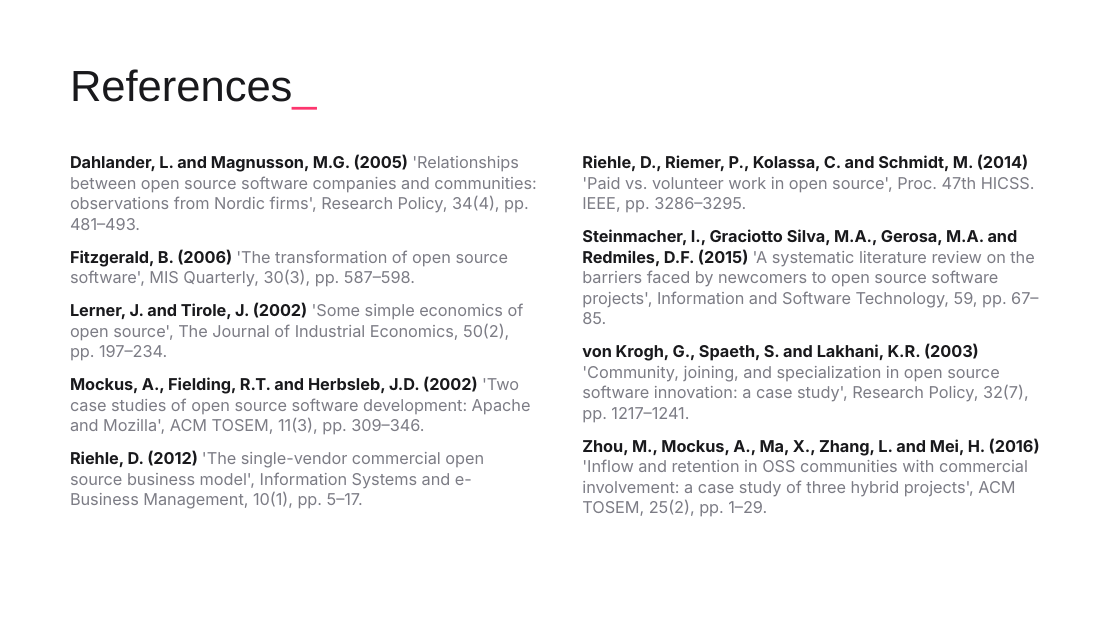
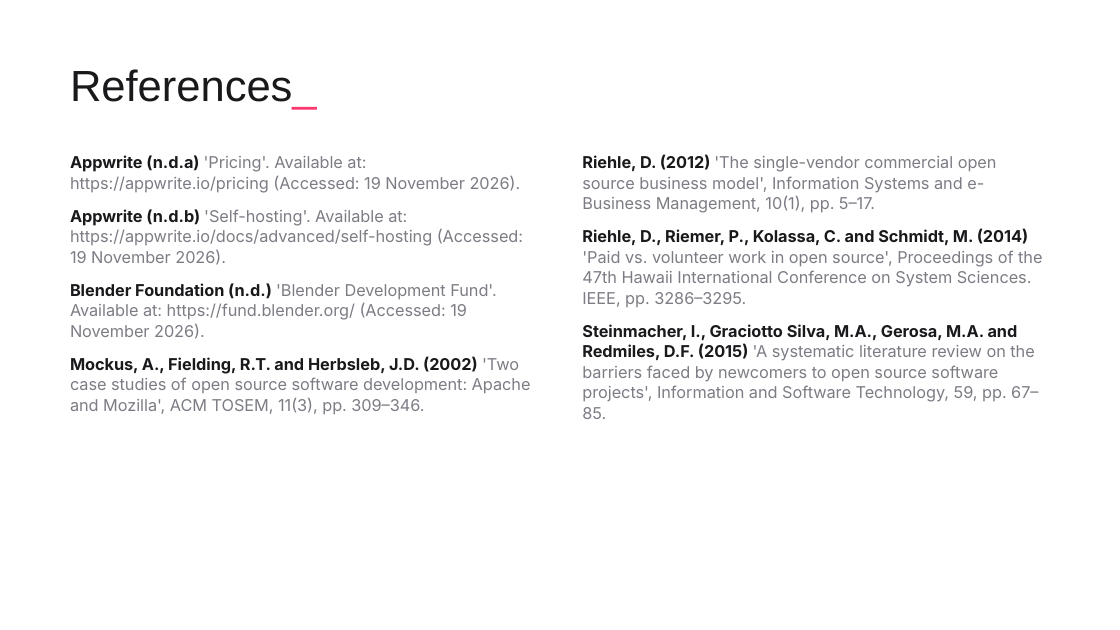
Before and after one commit to ChiragAgg5k/ul-university-notes, a slide deck: slide 6 of 2026-27/SEM1/CS5707 - SE Development Paradigms/Presentation/CS5707 Presentation - Chirag Aggarwal.pptx. Drawn at 1120x630 pixels with LibreOffice and Linux fonts; fonts in the diff are those of the drawing; background and template pictures are left out. Boxes give left, top, right and bottom in pixels: in the first picture for what was removed or moved away, otherwise in the second. Text is boxed around its words. In the diff, an @@ line names an element or a change of style, - is before the commit and + after.

Commit message:
docs(cs5707): add the filled presentation and its PDF export
Exported from PowerPoint so the PDF embeds Aeonik Pro and Inter instead of LibreOffice's serif fallback.

```diff
--- a/2026-27/SEM1/CS5707 - SE Development Paradigms/Presentation/CS5707 Presentation - Chirag Aggarwal.pptx
+++ b/2026-27/SEM1/CS5707 - SE Development Paradigms/Presentation/CS5707 Presentation - Chirag Aggarwal.pptx
@@ text at box(70, 155, 523, 339): text changed @@
-Dahlander, L. and Magnusson, M.G. (2005) 'Relationships between open source software companies and communities: observations from Nordic firms', Research Policy, 34(4), pp. 481–493.
-Fitzgerald, B. (2006) 'The transformation of open source software', MIS Quarterly, 30(3), pp. 587–598.
-Lerner, J. and Tirole, J. (2002) 'Some simple economics of open source', The Journal of Industrial Economics, 50(2), pp. 197–234.
+Appwrite (n.d.a) 'Pricing'. Available at: https://appwrite.io/pricing (Accessed: 19 November 2026).
+Appwrite (n.d.b) 'Self-hosting'. Available at: https://appwrite.io/docs/advanced/self-hosting (Accessed: 19 November 2026).
+Blender Foundation (n.d.) 'Blender Development Fund'. Available at: https://fund.blender.org/ (Accessed: 19 November 2026).
@@ text at box(582, 155, 1042, 307): text changed @@
-Riehle, D., Riemer, P., Kolassa, C. and Schmidt, M. (2014) 'Paid vs. volunteer work in open source', Proc. 47th HICSS. IEEE, pp. 3286–3295.
+Riehle, D. (2012) 'The single-vendor commercial open source business model', Information Systems and e-Business Management, 10(1), pp. 5–17.
+Riehle, D., Riemer, P., Kolassa, C. and Schmidt, M. (2014) 'Paid vs. volunteer work in open source', Proceedings of the 47th Hawaii International Conference on System Sciences. IEEE, pp. 3286–3295.
@@ text at box(582, 344, 1040, 517): paragraphs removed @@
-von Krogh, G., Spaeth, S. and Lakhani, K.R. (2003) 'Community, joining, and specialization in open source software innovation: a case study', Research Policy, 32(7), pp. 1217–1241.
-Zhou, M., Mockus, A., Ma, X., Zhang, L. and Mei, H. (2016) 'Inflow and retention in OSS communities with commercial involvement: a case study of three hybrid projects', ACM TOSEM, 25(2), pp. 1–29.
@@ text at box(70, 451, 484, 509): paragraph removed @@
-Riehle, D. (2012) 'The single-vendor commercial open source business model', Information Systems and e-Business Management, 10(1), pp. 5–17.
```
Also in this commit, not shown: 2 other slides changed, 2 slides added, 2 slides removed, 1 other file.
